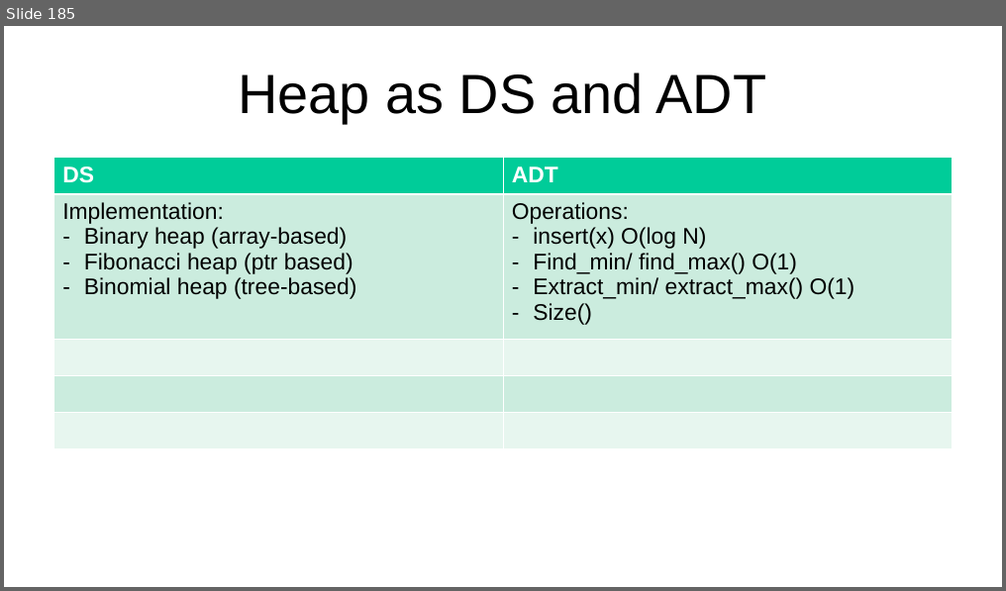
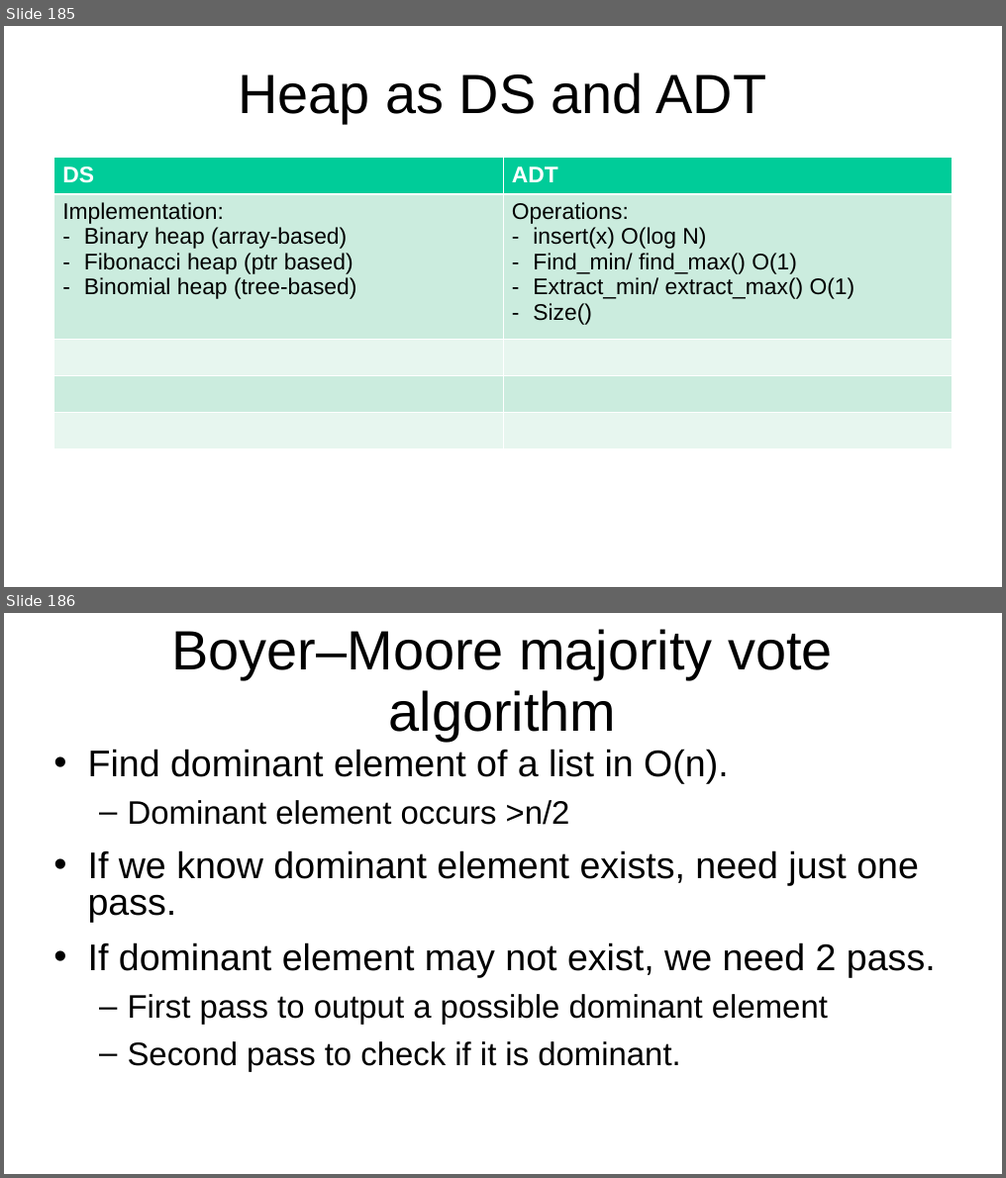
Before and after one commit to kindaichinisan/CompetitiveProgramming, a slide deck: MyCode/competitive_programming.ppt. Shown one above the other, each under a label of ours: slide 185 before the commit, slides 185 and 186 after it. The pictures are 1006x591 and 1006x1178 pixels, drawn with LibreOffice and Linux fonts; fonts in the diff are those of the drawing. Boxes give left, top, right and bottom in pixels: in the first picture for what was removed or moved away, otherwise in the second. Text is boxed around its words. In the diff, an @@ line names an element or a change of style, - is before the commit and + after.

```diff
--- a/MyCode/competitive_programming.ppt
+++ b/MyCode/competitive_programming.ppt
@@ slide 186 added at [4,613,1002,1174], background #FFFFFF @@
@@ title added at [172,629,833,741], 44 pt, text #000000 @@
+Boyer–Moore majority vote algorithm
@@ text added at [88,749,936,1072], 29.6 pt, text #000000 @@
+• Find dominant element of a list in O(n).
+  – Dominant element occurs >n/2
+• If we know dominant element exists, need just one pass.
+• If dominant element may not exist, we need 2 pass.
+  – First pass to output a possible dominant element
+  – Second pass to check if it is dominant.
```
Also in this commit, not shown: 1 other slide added, 1 other file.
